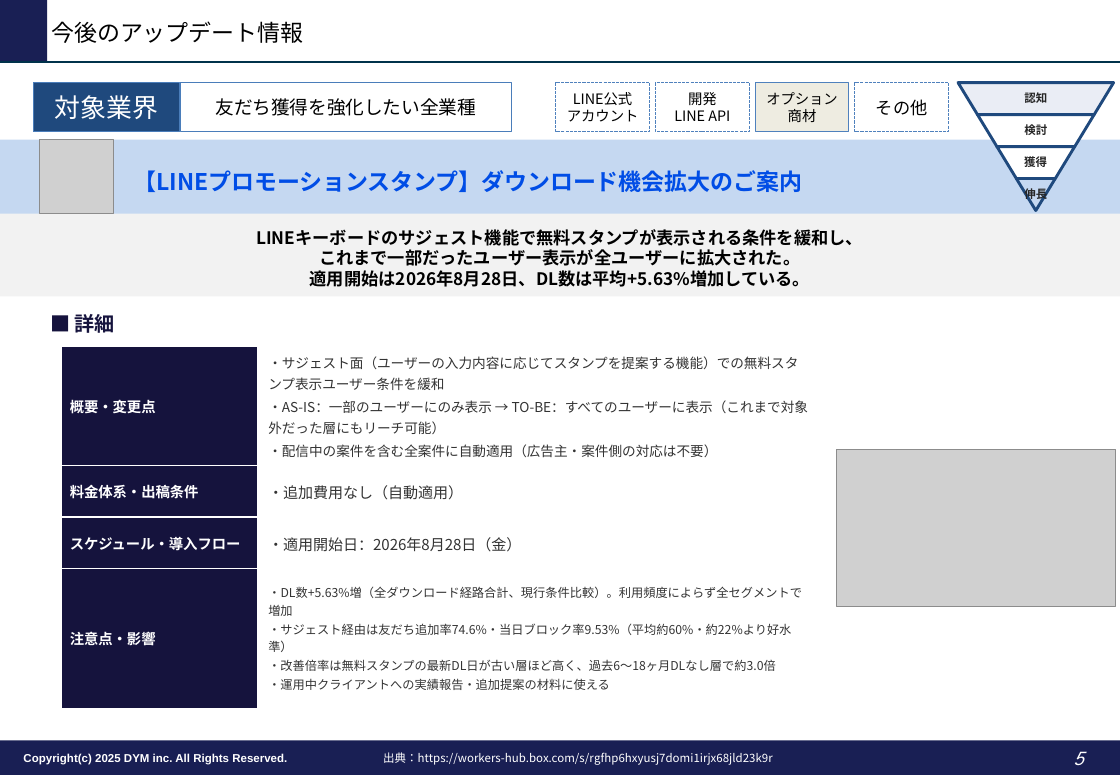
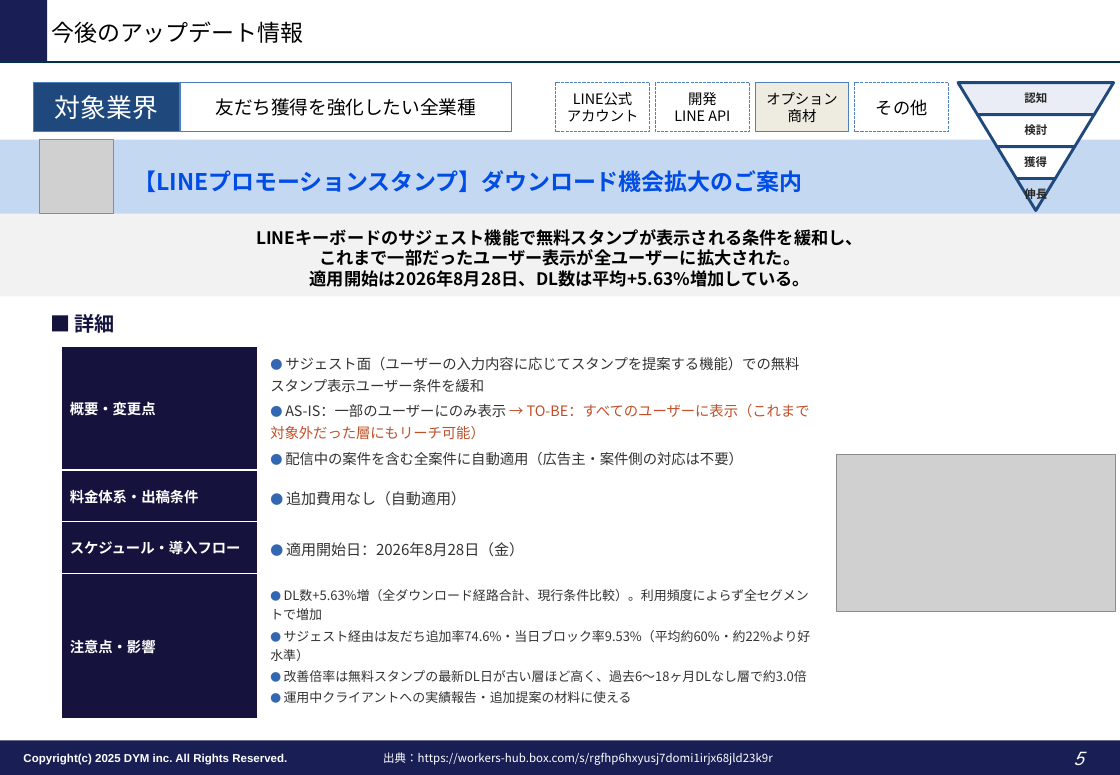
Before and after one commit to tonomura-r-dev/folder, a slide deck: slide 5 of LINEOA媒体最新情報_2026年9月トレンドレポート.pptx. Drawn at 1120x775 pixels with LibreOffice and Linux fonts; fonts in the diff are those of the drawing; grey boxes stand for pictures; background and template pictures are left out. Boxes give left, top, right and bottom in pixels: in the first picture for what was removed or moved away, otherwise in the second. Text is boxed around its words. In the diff, an @@ line names an element or a change of style, - is before the commit and + after.

```diff
--- a/LINEOA媒体最新情報_2026年9月トレンドレポート.pptx
+++ b/LINEOA媒体最新情報_2026年9月トレンドレポート.pptx
@@ table at bbox=[62, 347, 822, 720] @@
-row 1, column 2: ・サジェスト面（ユーザーの入力内容に応じてスタンプを提案する機能）での無料スタンプ表示ユーザー条件を緩和 / ・AS-IS：一部のユーザーにのみ表示 → TO-BE：すべてのユーザーに表示（これまで対象外だった層にもリーチ可能） / ・配信中の案件を含む全案件に自動適用（広告主・案件側の対応は不要）
+row 1, column 2: ● サジェスト面（ユーザーの入力内容に応じてスタンプを提案する機能）での無料スタンプ表示ユーザー条件を緩和 / ● AS-IS：一部のユーザーにのみ表示 → TO-BE：すべてのユーザーに表示（これまで対象外だった層にもリーチ可能） / ● 配信中の案件を含む全案件に自動適用（広告主・案件側の対応は不要）
-row 2, column 2: ・追加費用なし（自動適用）
+row 2, column 2: ● 追加費用なし（自動適用）
-row 3, column 2: ・適用開始日：2026年8月28日（金）
+row 3, column 2: ● 適用開始日：2026年8月28日（金）
-row 4, column 2: ・DL数+5.63%増（全ダウンロード経路合計、現行条件比較）。利用頻度によらず全セグメントで増加 / ・サジェスト経由は友だち追加率74.6%・当日ブロック率9.53%（平均約60%・約22%より好水準） / ・改善倍率は無料スタンプの最新DL日が古い層ほど高く、過去6〜18ヶ月DLなし層で約3.0倍 / ・運用中クライアントへの実績報告・追加提案の材料に使える
+row 4, column 2: ● DL数+5.63%増（全ダウンロード経路合計、現行条件比較）。利用頻度によらず全セグメントで増加 / ● サジェスト経由は友だち追加率74.6%・当日ブロック率9.53%（平均約60%・約22%より好水準） / ● 改善倍率は無料スタンプの最新DL日が古い層ほど高く、過去6〜18ヶ月DLなし層で約3.0倍 / ● 運用中クライアントへの実績報告・追加提案の材料に使える
@@ picture: place and size @@
-picture at bbox=[838, 450, 1117, 607]
+picture at bbox=[838, 455, 1117, 612]
```
Also in this commit, not shown: 5 other slides changed, 2 other files.
